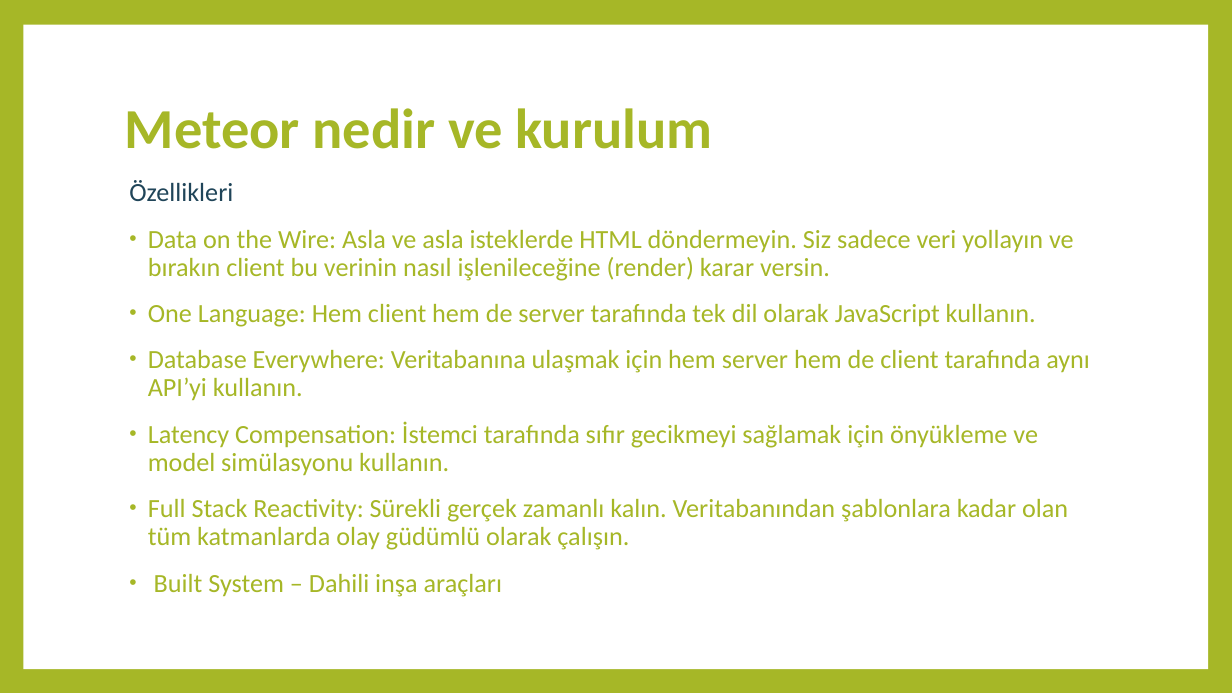
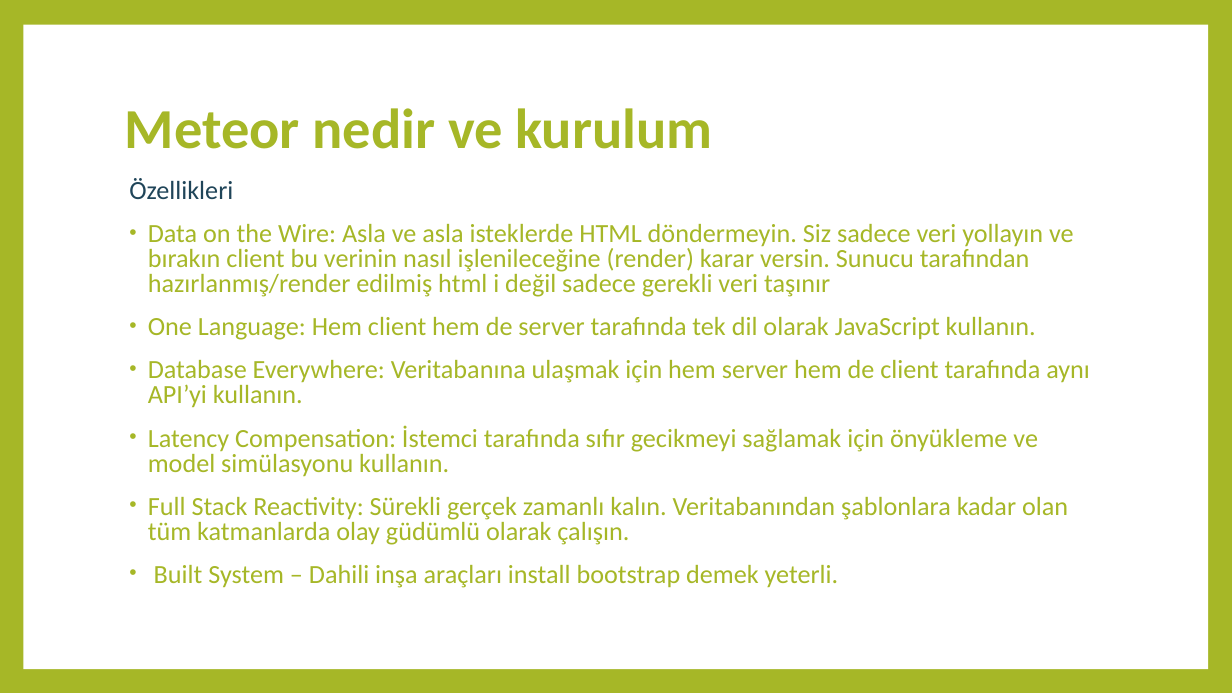
Before and after one commit to furkansavsatli/Meteor-Nodejs, a slide deck: slide 17 of Meteor-Nodejs-sunum.pptx (slide 18 before the commit). Drawn at 1232x693 pixels with LibreOffice and Linux fonts; fonts in the diff are those of the drawing. Boxes give left, top, right and bottom in pixels: in the first picture for what was removed or moved away, otherwise in the second. Text is boxed around its words. In the diff, an @@ line names an element or a change of style, - is before the commit and + after.

```diff
--- a/Meteor-Nodejs-sunum.pptx
+++ b/Meteor-Nodejs-sunum.pptx
@@ text at <box>129,178,1090,545</box>: line spacing 0.9 to 0.8 @@
@@ text at <box>148,224,1074,297</box>: text changed @@
-• Data on the Wire: Asla ve asla isteklerde HTML döndermeyin. Siz sadece veri yollayın ve bırakın client bu verinin nasıl işlenileceğine (render) karar versin.
+• Data on the Wire: Asla ve asla isteklerde HTML döndermeyin. Siz sadece veri yollayın ve bırakın client bu verinin nasıl işlenileceğine (render) karar versin. Sunucu tarafından hazırlanmış/render edilmiş html i değil sadece gerekli veri taşınır
@@ text at <box>154,565,839,588</box>: text changed @@
-• Built System – Dahili inşa araçları
+• Built System – Dahili inşa araçları install bootstrap demek yeterli.
```
Also in this commit, not shown: 4 other slides changed, 1 slide removed.
